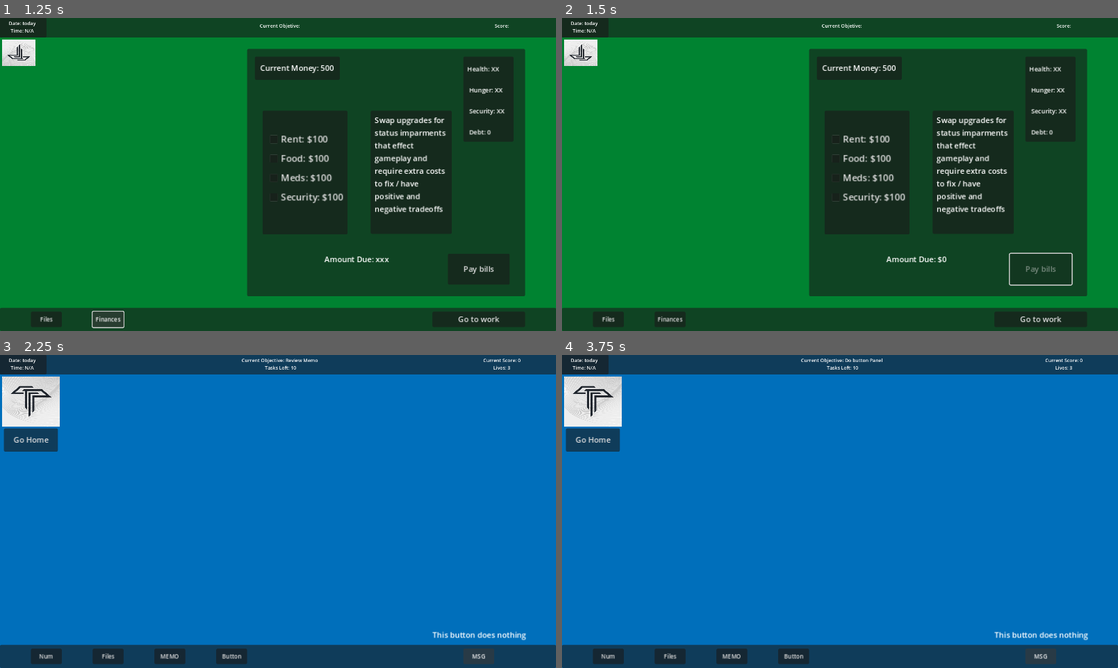
Above: before the commit, frames 1-4 (two rows, left to right).
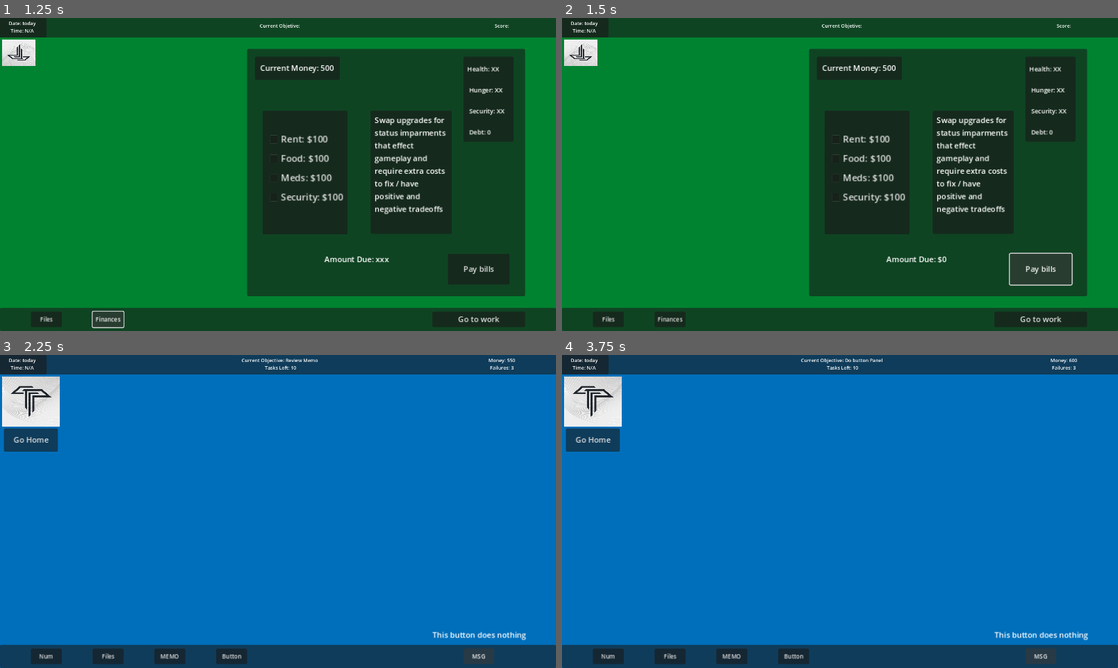
Above: after the commit, the same moments.

Repository: andrewpressman/Operation-OS
Game: Godot game, scene res://Home/HomeDesktop.tscn
Same seed, same stepped clock (60 frames per second), same inputs: the game is played once before the commit and once after it.
Inputs:
- Up to frame 1 (1.25 s): click "Finances" at 0.5 s
- Up to frame 2 (1.5 s): click "Pay bills" at 1.25 s
- Up to frame 3 (2.25 s): click "Go to work" at 2 s
- Up to frame 4 (3.75 s): click "Go Home" at 2.75 s; click "Go to work" at 3.5 s

Frame 1 is identical in both runs. In frame 2, less than 0.1% of the frame differs, in the area x 83-89%, y 78-82%; in frame 3, less than 0.1%, in the area x 86-94%, y 1-5%; in frame 4, less than 0.1%.

Commit message:
Added method of gaining money and paying off debt
Completed tasks now give reward money
Debt can now be fully or partially paid off
All purchases are locked until debts are paid off (Subject to changes)

Diff:
--- a/Home/HomeController.gd
+++ b/Home/HomeController.gd
@@ -7,6 +7,7 @@
 	$Files.visible = false
 
 func GoWork():
+	GlobalVar.CurrentLevel += 1
 	get_tree().change_scene_to_file("res://Work/WorkDesktop.tscn")
 
 func FinancesButton():
--- a/Home/HomeDesktop.tscn
+++ b/Home/HomeDesktop.tscn
@@ -193,6 +193,15 @@
 scale = Vector2(1.2, 1.2)
 text = " Security: XXX"
 
+[node name="Debt" type="CheckBox" parent="Finances/Bills"]
+layout_mode = 0
+offset_left = 9.0
+offset_top = 200.0
+offset_right = 142.0
+offset_bottom = 231.0
+scale = Vector2(1.2, 1.2)
+text = " Debt: XXX"
+
 [node name="AmountDue" type="Label" parent="Finances"]
 layout_mode = 0
 offset_left = 160.0
@@ -255,4 +264,5 @@
 [connection signal="pressed" from="Finances/Bills/Food" to="Finances" method="ToggleFood"]
 [connection signal="pressed" from="Finances/Bills/Meds" to="Finances" method="ToggleMeds"]
 [connection signal="pressed" from="Finances/Bills/Security" to="Finances" method="ToggleSecurity"]
+[connection signal="pressed" from="Finances/Bills/Debt" to="Finances" method="ToggleDebt"]
 [connection signal="pressed" from="Finances/Pay" to="Finances" method="PayBills"]
--- a/Home/finances.gd
+++ b/Home/finances.gd
@@ -4,6 +4,9 @@
 var PaidFood : bool
 var PaidMeds : bool
 var PaidSecurity : bool
+var PaidDebt : bool
+
+var DebtAmout: int
 
 var AmountDue : int
 var CurrentDebt: int
@@ -18,12 +21,24 @@
 	PaidFood = false
 	PaidMeds = false
 	PaidSecurity = false
-	$Pay.disabled = false
-	$Bills/Rent.disabled = false
-	$Bills/Food.disabled = false
-	$Bills/Meds.disabled = false
-	$Bills/Security.disabled = false
+	PaidDebt = false
+	SetAvailable()
 	AmountDue = 0
+
+func SetAvailable():
+	if GlobalVar.Debt == 0:
+		$Pay.disabled = false
+		$Bills/Rent.disabled = false
+		$Bills/Food.disabled = false
+		$Bills/Meds.disabled = false
+		$Bills/Security.disabled = false
+		$Bills/Debt.visible = false
+	else:
+		$Bills/Debt.visible = true
+		$Bills/Rent.disabled = true
+		$Bills/Food.disabled = true
+		$Bills/Meds.disabled = true
+		$Bills/Security.disabled = true
 
 func UpdateMoney():
 	$Money/Label.text = "Current Money: " + str(GlobalVar.Money)
@@ -44,7 +59,7 @@
 		GlobalVar.FoodPrice = GlobalVar.StartFoodPrice
 		GlobalVar.MedsPrice = GlobalVar.StartMedsPrice
 		GlobalVar.SecurityPrice = GlobalVar.StartSecurityPrice
-		GlobalVar.Debt = GlobalVar.StartDebt
+		#GlobalVar.Debt = GlobalVar.StartDebt
 	else:
 		GlobalVar.RentPrice += GlobalVar.RentIncrease
 		GlobalVar.FoodPrice += GlobalVar.FoodIncrease
@@ -56,10 +71,15 @@
 	$Bills/Meds.text = "Meds: $" + str(GlobalVar.MedsPrice)
 	$Bills/Security.text = "Security: $" + str(GlobalVar.SecurityPrice)
 
+	if GlobalVar.Money > GlobalVar.Debt:
+		$Bills/Debt.text = "Debt: $" + str(GlobalVar.Debt)
+	else:
+		$Bills/Debt.text = "Debt: $" + str(GlobalVar.Money)
+
+
 func PayBills():
-	if AmountDue < GlobalVar.Money:
+	if AmountDue <= GlobalVar.Money:
 		GlobalVar.Money += -AmountDue
-	#elif GlobalVar.Money > 0 :
 	else:
 		GlobalVar.Money = 0
 		CurrentDebt = (GlobalVar.Money - AmountDue) * -1 + GlobalVar.Debt
@@ -81,6 +101,11 @@
 		$Bills/Security.text = "Security: PAID"
 		$Bills/Security.disabled = true
 		$Bills/Security.button_pressed = false
+	if PaidDebt:
+		$Bills/Debt.text = "Debt: PAID"
+		$Bills/Debt.disabled = true
+		$Bills/Debt.button_pressed = false
+		GlobalVar.Debt = GlobalVar.Debt - DebtAmout
 
 	if AmountDue == 0:
 		$Pay.disabled = true
@@ -91,6 +116,7 @@
 	UpdateStats()
 	AmountDue = 0
 	UpdateDue()
+	SetAvailable()
 
 func ToggleRent():
 	PaidRent = !PaidRent
@@ -123,3 +149,19 @@
 	else:
 		AmountDue += -GlobalVar.SecurityPrice
 	UpdateDue()
+
+func ToggleDebt():
+	PaidDebt = !PaidDebt
+	if PaidDebt:
+		if GlobalVar.Money > GlobalVar.Debt:
+			DebtAmout = GlobalVar.Debt
+			AmountDue += GlobalVar.Debt
+		else:
+			DebtAmout = GlobalVar.Money
+			AmountDue += GlobalVar.Money
+	else:
+		if GlobalVar.Money > GlobalVar.Debt:
+			AmountDue -= GlobalVar.Debt
+		else:
+			AmountDue -= GlobalVar.Money
+	UpdateDue()
--- a/Work/WorkController.gd
+++ b/Work/WorkController.gd
@@ -47,6 +47,8 @@
 func CheckLives():
 	if GlobalObj.TaskFailed:
 		GlobalVar.Lives -= 1
+	else:
+		GlobalVar.Money += GlobalVar.Salary
 
 #Gets a new objective
 func GetNewTask():
@@ -84,7 +86,7 @@
 
 #Updates score
 func UpdateScore():
-	$Header/Score.text = "Current Score: " + str(GlobalVar.Score) + "\nLives: " + str(GlobalVar.Lives)
+	$Header/Score.text = "Money: " + str(GlobalVar.Money) + "\nFailures: " + str(GlobalVar.Lives)
 
 #Button to open settings windo
 #TODO: add settings
--- a/Work/WorkDesktop.tscn
+++ b/Work/WorkDesktop.tscn
@@ -103,8 +103,8 @@
 offset_right = 2160.0
 offset_bottom = 56.0
 theme_override_font_sizes/font_size = 20
-text = "Score:
-Lives:"
+text = "Money:
+Falures:"
 horizontal_alignment = 1
 vertical_alignment = 1
 
--- a/global_Variables.gd
+++ b/global_Variables.gd
@@ -7,8 +7,9 @@
 var Tasks : int
 
 #Home variables
-var GainedMoney : int
-var Money: int
+var Money: int = 0
+var Salary: int = 50
+#TODO: add salary increase modifier
 
 var RentPrice: int
 var RentIncrease: int
